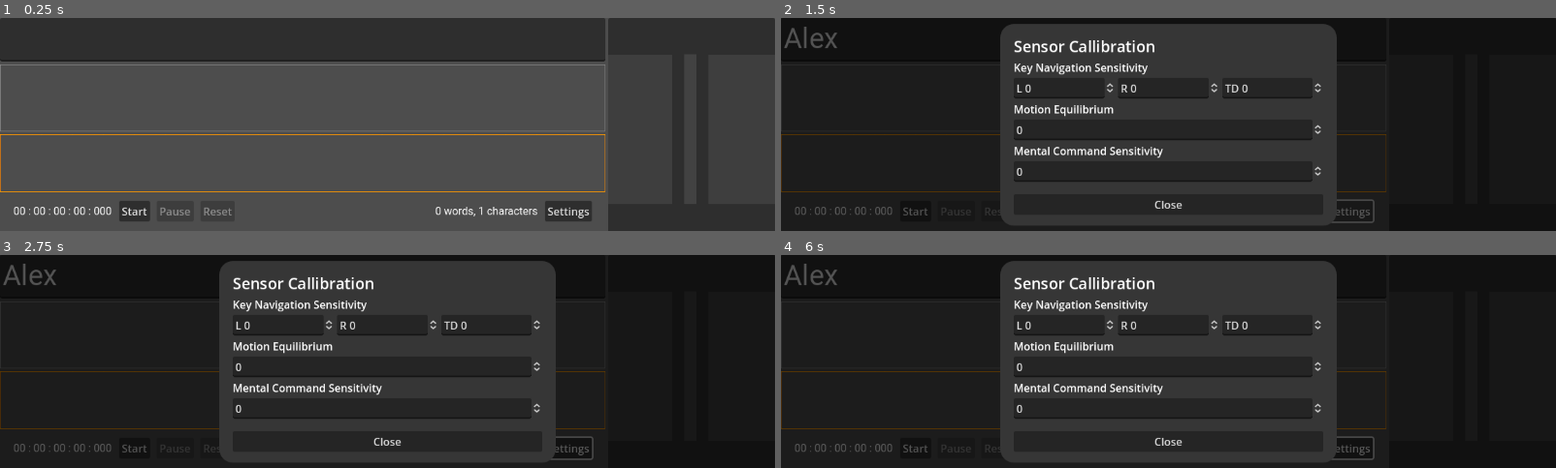
Above: before the commit, frames 1-4 (two rows, left to right).
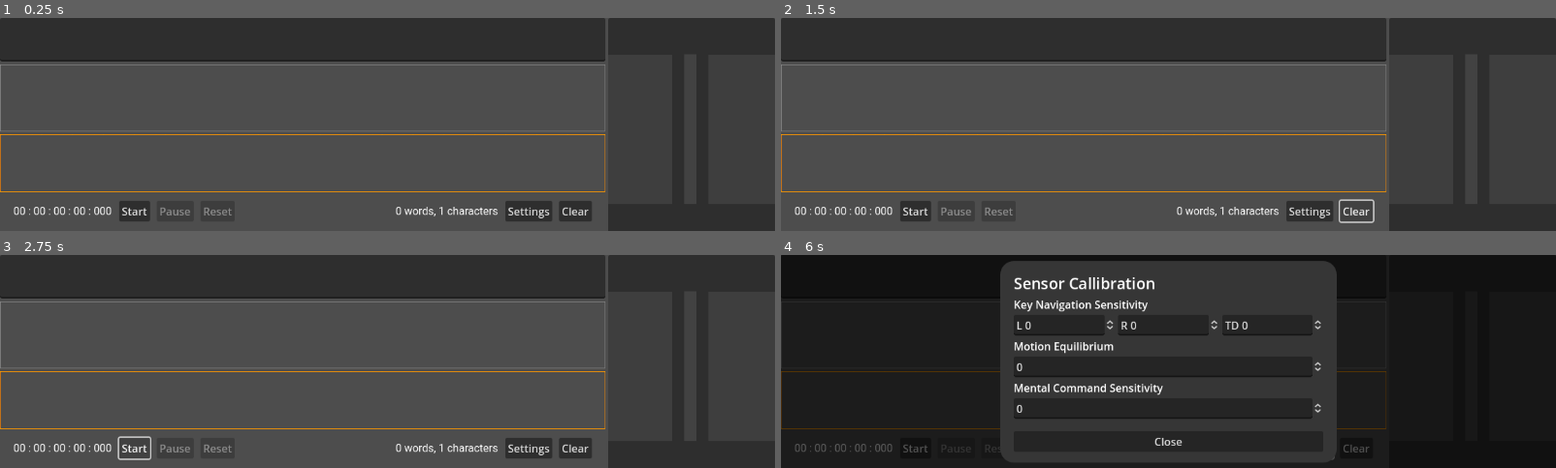
Above: after the commit, the same moments.

Repository: mjsolidarios/sulaisip
Game: Godot game, scene res://Main.tscn
Same seed, same stepped clock (60 frames per second), same inputs: the game is played once before the commit and once after it.
Inputs (mouse positions are in pixels of both pictures, inside the frame that each line leads up to):
- Up to frame 1 (0.25 s): no input
- Up to frame 2 (1.5 s): click (1083, 39) at 0.52 s; type "Alex" at 0.6 s; click (1354, 211) at 1.25 s, where only the run after the commit has a clickable "Clear"
- Up to frame 3 (2.75 s): click "Start" at 2 s
- Up to frame 4 (6 s): click "Start" at 2.75 s; click (1354, 448) at 3.5 s, where only the run after the commit has a clickable "Clear"; click "Start" at 4.25 s; click (1354, 448) at 5 s, where only the run after the commit has a clickable "Clear"; click "Settings" at 5.75 s

The runs differ from the first frame. In frame 1, 0.9% of the frame differs, in the area x 51-77%, y 85-96%; in frame 2, 76%, in the area x 0-100%, y 0-100%; in frame 3, 76%; in frame 4, 0.4%.
Error in both runs: Attempt to call function 'get_as_text' in base 'null instance' on a null instance. (res://Main.gd:198)

Commit message:
UI Update

Diff:
--- a/app/Main.gd
+++ b/app/Main.gd
@@ -410,6 +410,7 @@
 #	var parsed_data = data.replace("[", "").replace("]", "").split(",")
 
 	var blink = parsed_data.blink
+	var smile = parsed_data.smile
 	var left = 0
 	var right = 0
 	var push = 0
@@ -436,12 +437,23 @@
 	acce = Vector3(aX-correction, aY-correction, aZ)
 	mag = Vector3(mX, mY, mZ)
 
-	# Push Sensitivity
-	if push > mental_command_sensitivity.value:
+	if smile == 100:
 		if !timer_pressed_started:
 			$TimerPressButton.start()
 			timer_pressed_started = true
-		# blink = 0
+	print(smile)
+#	if blink == 100:
+#		if !timer_pressed_started:
+#			$TimerPressButton.start()
+#			timer_pressed_started = true
+
+	# Push Sensitivity
+#	print(blink)
+#	if push > mental_command_sensitivity.value:
+#		if !timer_pressed_started:
+#			$TimerPressButton.start()
+#			timer_pressed_started = true
+#		# blink = 0
 
 	# var pitch = abs(atan2(-aY, aZ) * 180 / PI )
 	var rollupdown = abs(atan2(-aY, aZ) * 180 / PI)
@@ -597,3 +609,8 @@
 
 func _on_button_settings_pressed():
 	$PanelSettings.visible = true
+
+
+func _on_button_settings_2_pressed():
+	$HBoxContainer/VBoxContainer/TextEdit.text = " "
+	_predict_next_character()
--- a/app/Main.tscn
+++ b/app/Main.tscn
@@ -120,6 +120,8 @@
 layout_mode = 2
 theme_override_fonts/font = ExtResource("2")
 theme_override_font_sizes/font_size = 42
+wrap_mode = 1
+scroll_smooth = true
 caret_blink = true
 
 [node name="NinePatchRect" type="NinePatchRect" parent="HBoxContainer/VBoxContainer"]
@@ -227,6 +229,10 @@
 layout_mode = 2
 text = "Settings"
 
+[node name="ButtonSettings2" type="Button" parent="HBoxContainer/VBoxContainer/HBoxContainer"]
+layout_mode = 2
+text = "Clear"
+
 [node name="ControlWidth2" type="Control" parent="HBoxContainer/VBoxContainer/HBoxContainer"]
 custom_minimum_size = Vector2(10, 0)
 layout_mode = 2
@@ -370,6 +376,7 @@
 one_shot = true
 
 [node name="PanelSettings" type="Panel" parent="."]
+visible = false
 custom_minimum_size = Vector2(500, 0)
 layout_mode = 1
 anchors_preset = 15
@@ -480,6 +487,7 @@
 [connection signal="pressed" from="HBoxContainer/VBoxContainer/HBoxContainer/ButtonPauseTimer" to="." method="_on_button_pause_timer_pressed"]
 [connection signal="pressed" from="HBoxContainer/VBoxContainer/HBoxContainer/ButtonResetTimer" to="." method="_on_button_reset_timer_pressed"]
 [connection signal="pressed" from="HBoxContainer/VBoxContainer/HBoxContainer/ButtonSettings" to="." method="_on_button_settings_pressed"]
+[connection signal="pressed" from="HBoxContainer/VBoxContainer/HBoxContainer/ButtonSettings2" to="." method="_on_button_settings_2_pressed"]
 [connection signal="pressed" from="HBoxContainer/VBoxContainer/Buttontest" to="." method="_on_Buttontest_pressed"]
 [connection signal="area_entered" from="HBoxContainer/Panel/SubViewportContainer/SubViewport/Node3D/Area3DRight" to="." method="_on_area_3d_1_area_entered"]
 [connection signal="area_entered" from="HBoxContainer/Panel/SubViewportContainer/SubViewport/Node3D/Area3DLeft" to="." method="_on_area_3d_2_area_entered"]
